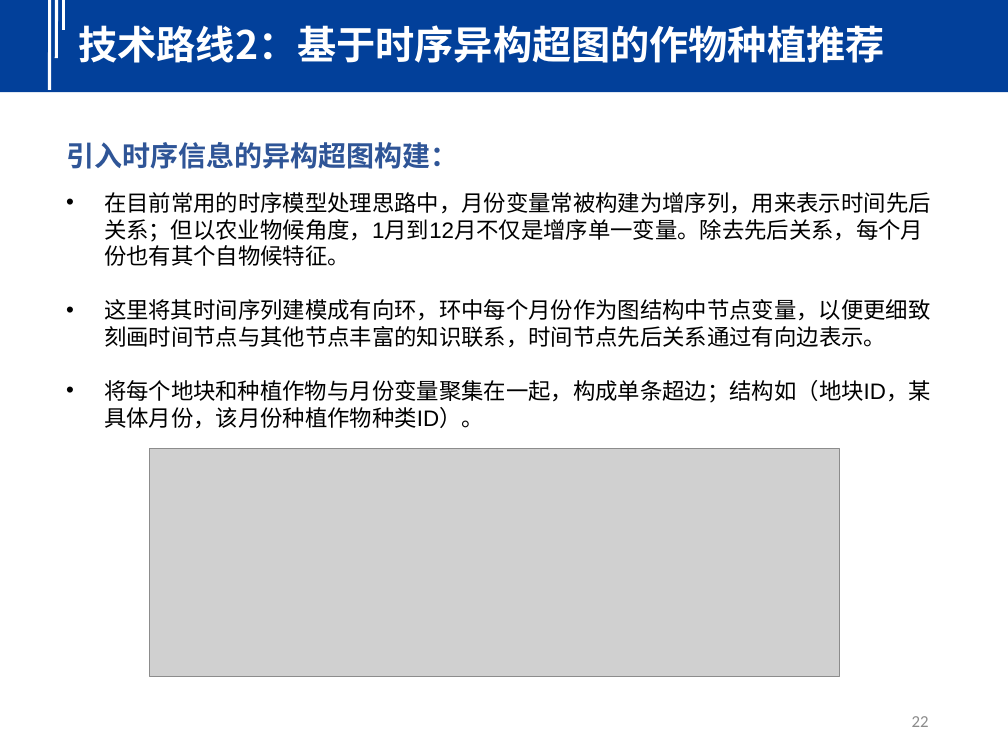
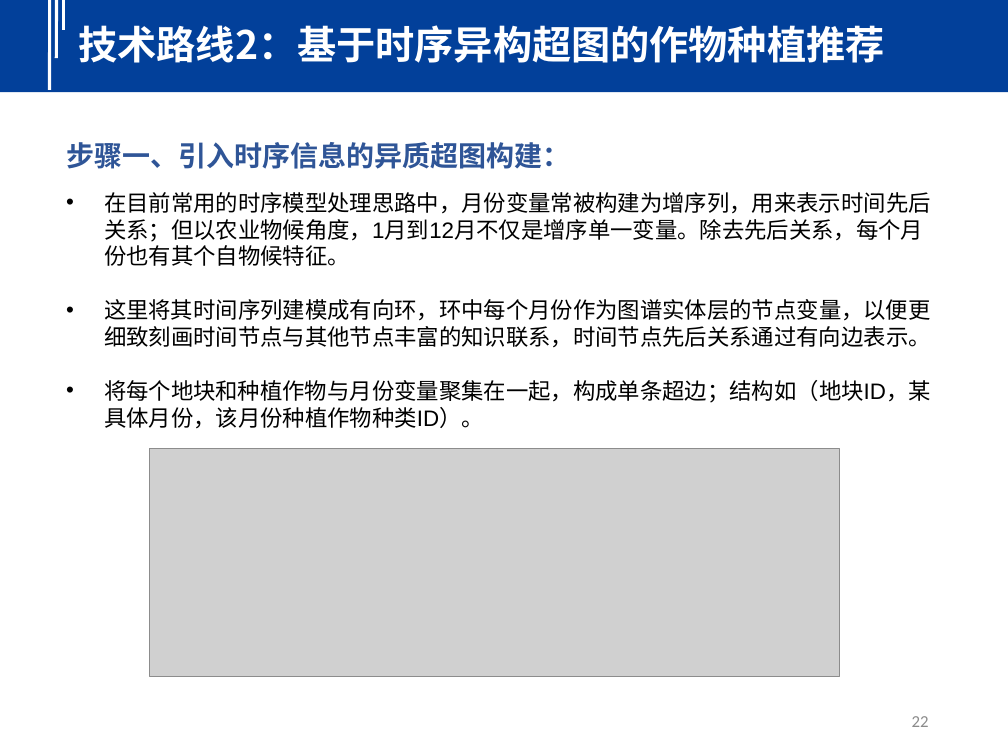
Before and after one commit to seu-cloud/seu-cloud-study, a slide deck: slide 22 of PPT/2023/20230602-巩傲凡-面向作物种类预测的知识推理技术研究.pptx. Drawn at 1008x756 pixels with LibreOffice and Linux fonts; fonts in the diff are those of the drawing; grey boxes stand for pictures. Boxes give left, top, right and bottom in pixels: in the first picture for what was removed or moved away, otherwise in the second. Text is boxed around its words. In the diff, an @@ line names an element or a change of style, - is before the commit and + after.

```diff
--- a/PPT/2023/20230602-巩傲凡-面向作物种类预测的知识推理技术研究.pptx
+++ b/PPT/2023/20230602-巩傲凡-面向作物种类预测的知识推理技术研究.pptx
@@ text at box(66, 142, 571, 169): text changed @@
-引入时序信息的异构超图构建：
+步骤一、引入时序信息的异质超图构建：
@@ text at box(104, 299, 931, 348): text changed @@
-• 这里将其时间序列建模成有向环，环中每个月份作为图结构中节点变量，以便更细致刻画时间节点与其他节点丰富的知识联系，时间节点先后关系通过有向边表示。
+• 这里将其时间序列建模成有向环，环中每个月份作为图谱实体层的节点变量，以便更细致刻画时间节点与其他节点丰富的知识联系，时间节点先后关系通过有向边表示。
```
Also in this commit, not shown: 17 other slides changed, 1 slide added, 1 slide removed.
